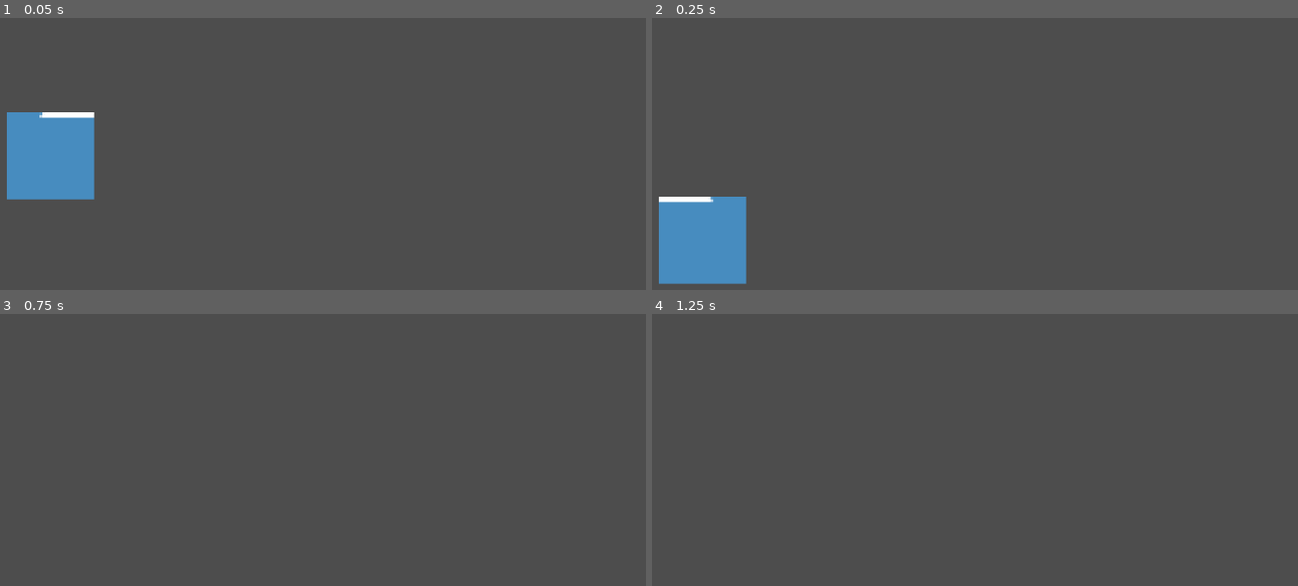
Above: before the commit, frames 1-4 (two rows, left to right).
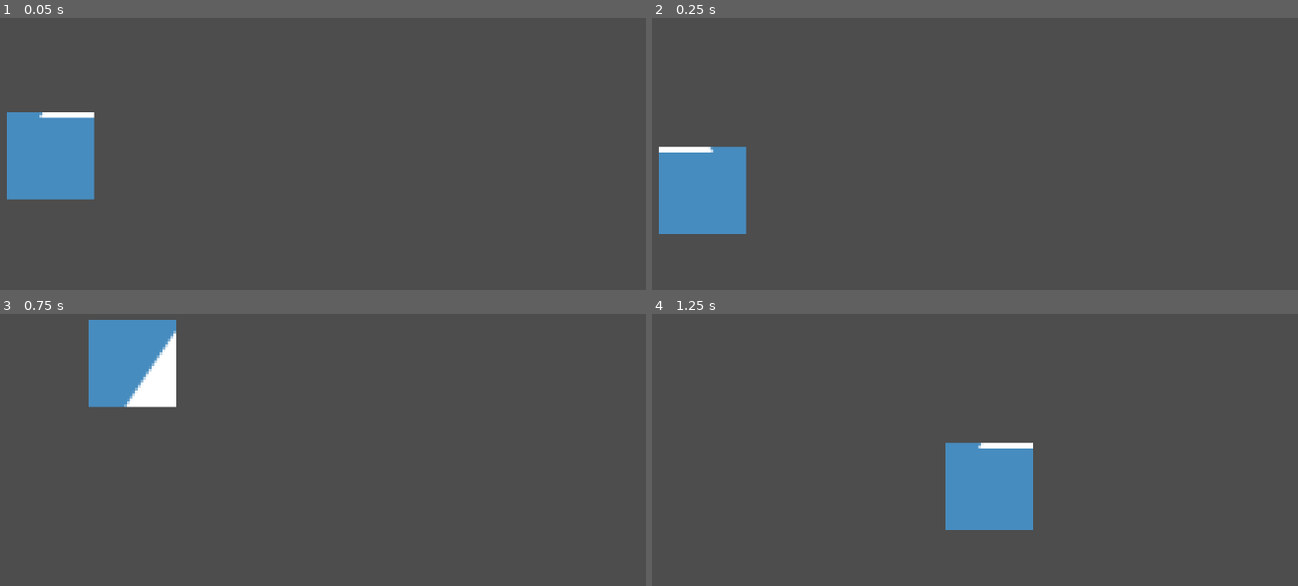
Above: after the commit, the same moments.

Repository: DominikGwizdala/Project_ES
Game: Godot game, scene res://Scenes/Game.tscn
Two runs of this game, one before a commit and one after it. Both use one fixed random seed, a clock stepped at 60 frames per second and the inputs below. The engine's default icon, where the game draws it, is replaced by a stand-in: a white triangle on a blue panel in a dark square.
Inputs:
- Up to frame 1 (0.05 s): no input
- Up to frame 2 (0.25 s): no input
- Up to frame 3 (0.75 s): tap Enter (ui_accept) at 0.5 s; hold Right (ui_right) from 0.53 s (still down)
- Up to frame 4 (1.25 s): keep holding Right (ui_right); tap Enter (ui_accept) at 0.77 s

Frame 1 is identical in both runs. In frame 2, 5.2% of the frame differs, in the area x 1-15%, y 47-98%; in frame 3, 4.4%; in frame 4, 4.4%.

Commit message:
1.2-Postać
Update

Diff:
--- a/Scenes/Game.tscn
+++ b/Scenes/Game.tscn
@@ -1,8 +1,11 @@
-[gd_scene load_steps=3 format=3 uid="uid://bek4xiw30wxvc"]
+[gd_scene load_steps=4 format=3 uid="uid://bek4xiw30wxvc"]
 
 [ext_resource type="PackedScene" uid="uid://2jpf7vu8kbik" path="res://Scenes/player.tscn" id="1_8dns7"]
 
-[sub_resource type="TileSet" id="TileSet_fkre7"]
+[sub_resource type="WorldBoundaryShape2D" id="WorldBoundaryShape2D_eefiu"]
+distance = -15.9974
+
+[sub_resource type="TileSet" id="TileSet_oc0x7"]
 
 [node name="Game" type="Node2D"]
 
@@ -12,7 +15,13 @@
 [node name="Camera2D" type="Camera2D" parent="."]
 zoom = Vector2(4, 4)
 
+[node name="StaticBody2D" type="StaticBody2D" parent="."]
+position = Vector2(-19, 0)
+
+[node name="CollisionShape2D" type="CollisionShape2D" parent="StaticBody2D"]
+position = Vector2(-4, 1)
+shape = SubResource("WorldBoundaryShape2D_eefiu")
+
 [node name="TileMap" type="TileMap" parent="."]
-position = Vector2(-61, -1)
-tile_set = SubResource("TileSet_fkre7")
+tile_set = SubResource("TileSet_oc0x7")
 format = 2
